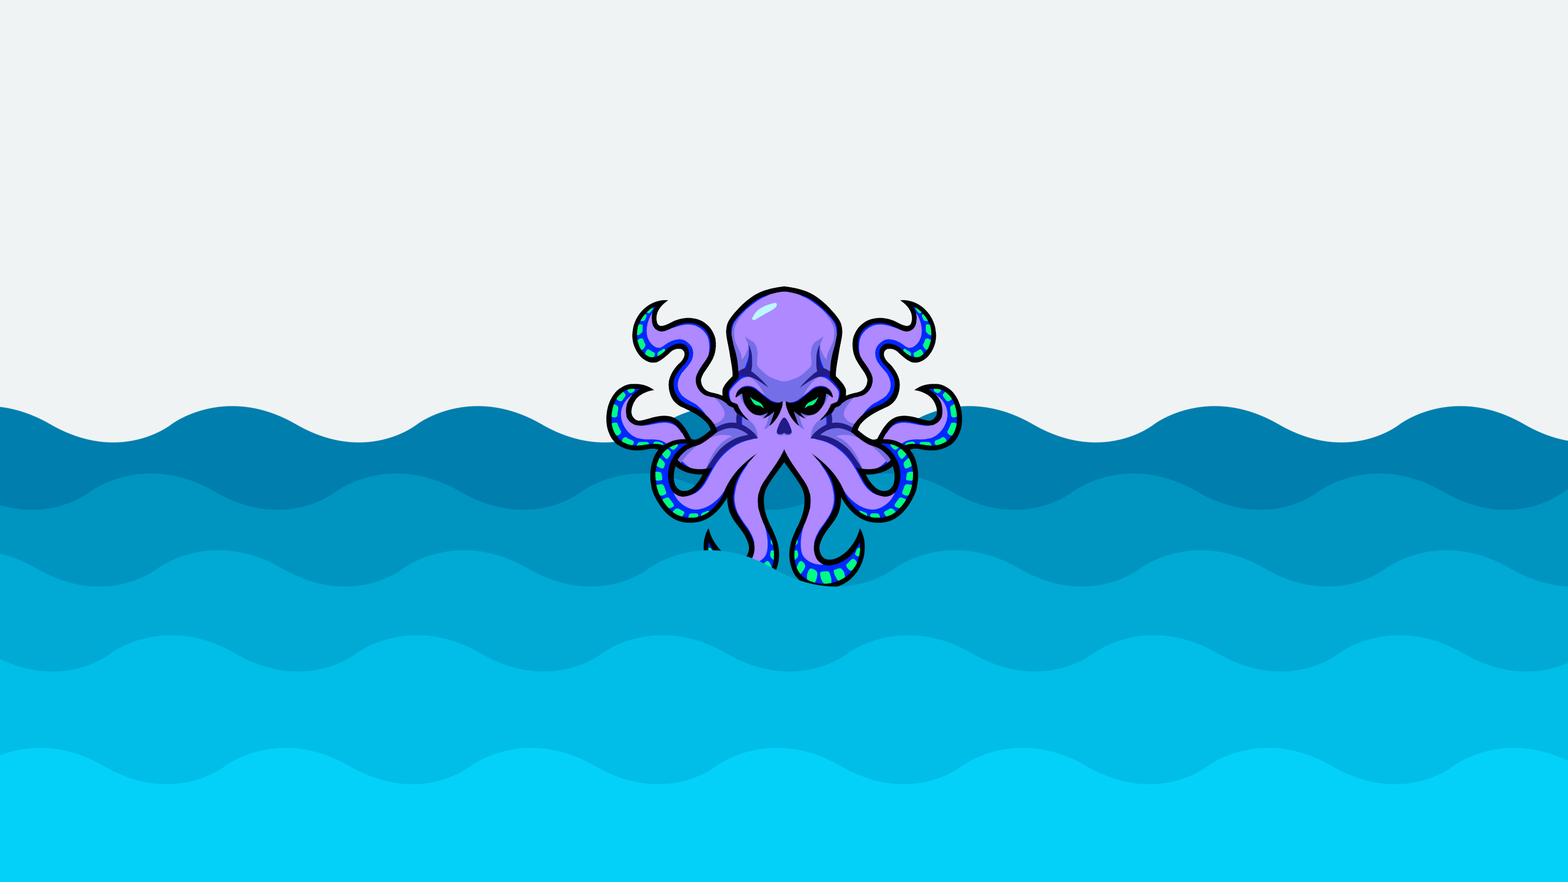
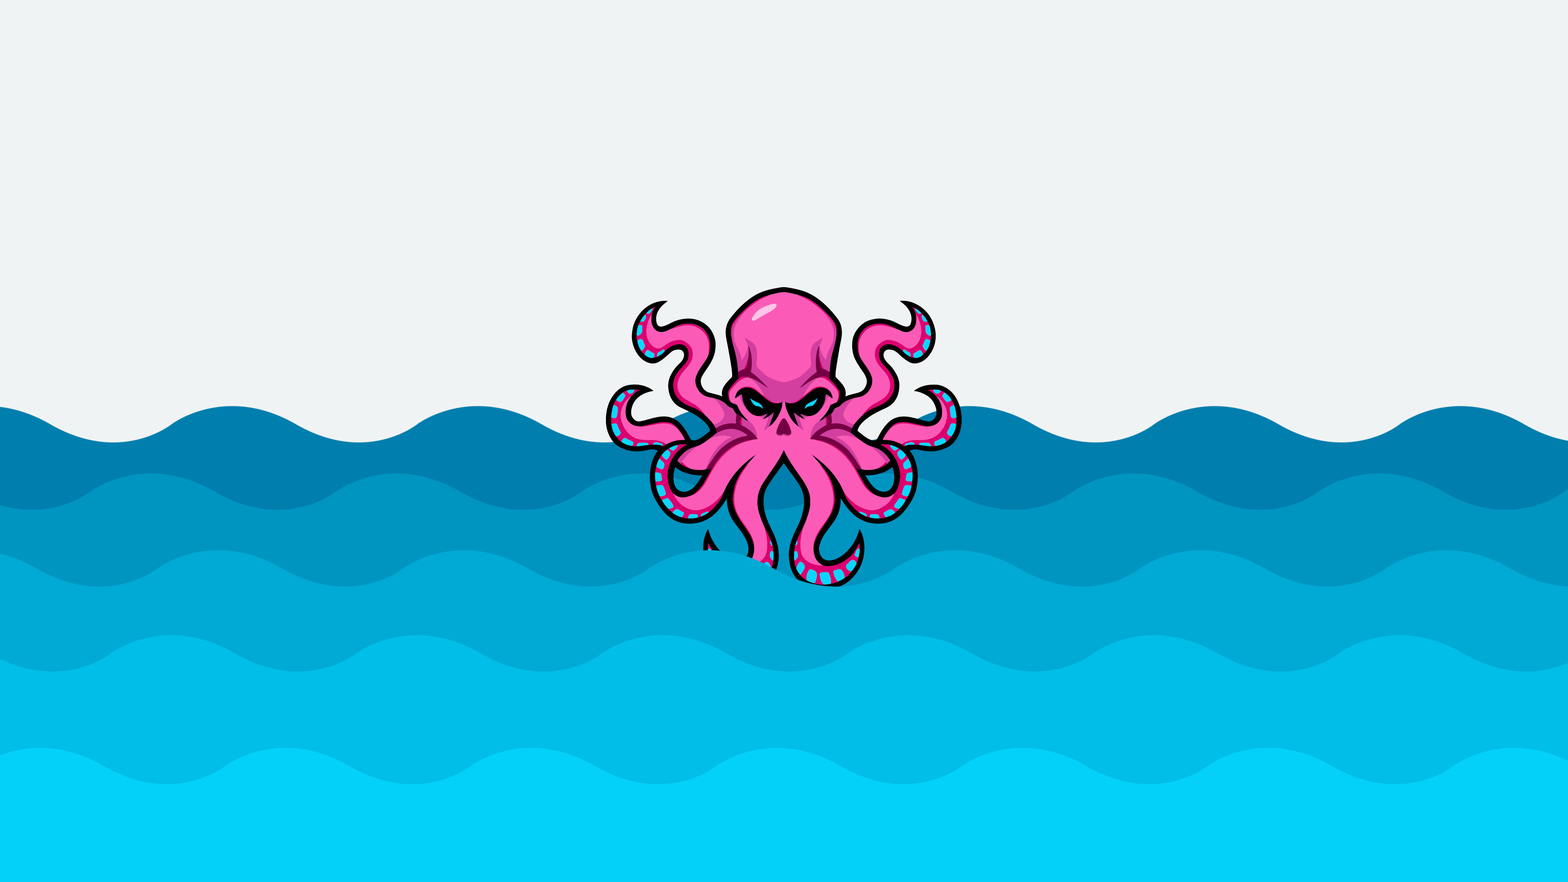
Comparing the layer stacks of the two 1568px x 882px images. Changes:
painted on "Logo" over [605, 286, 963, 588]